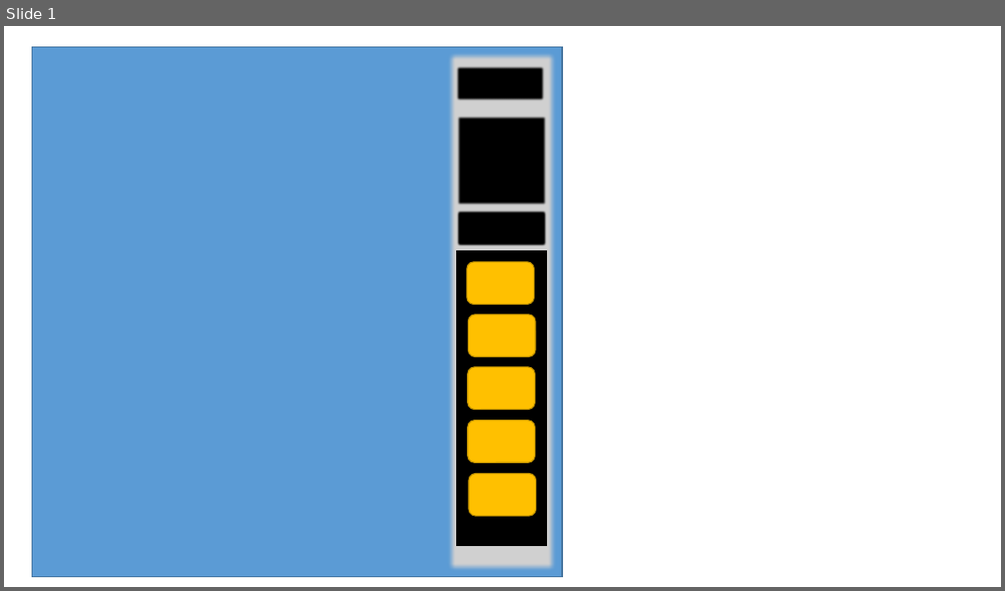
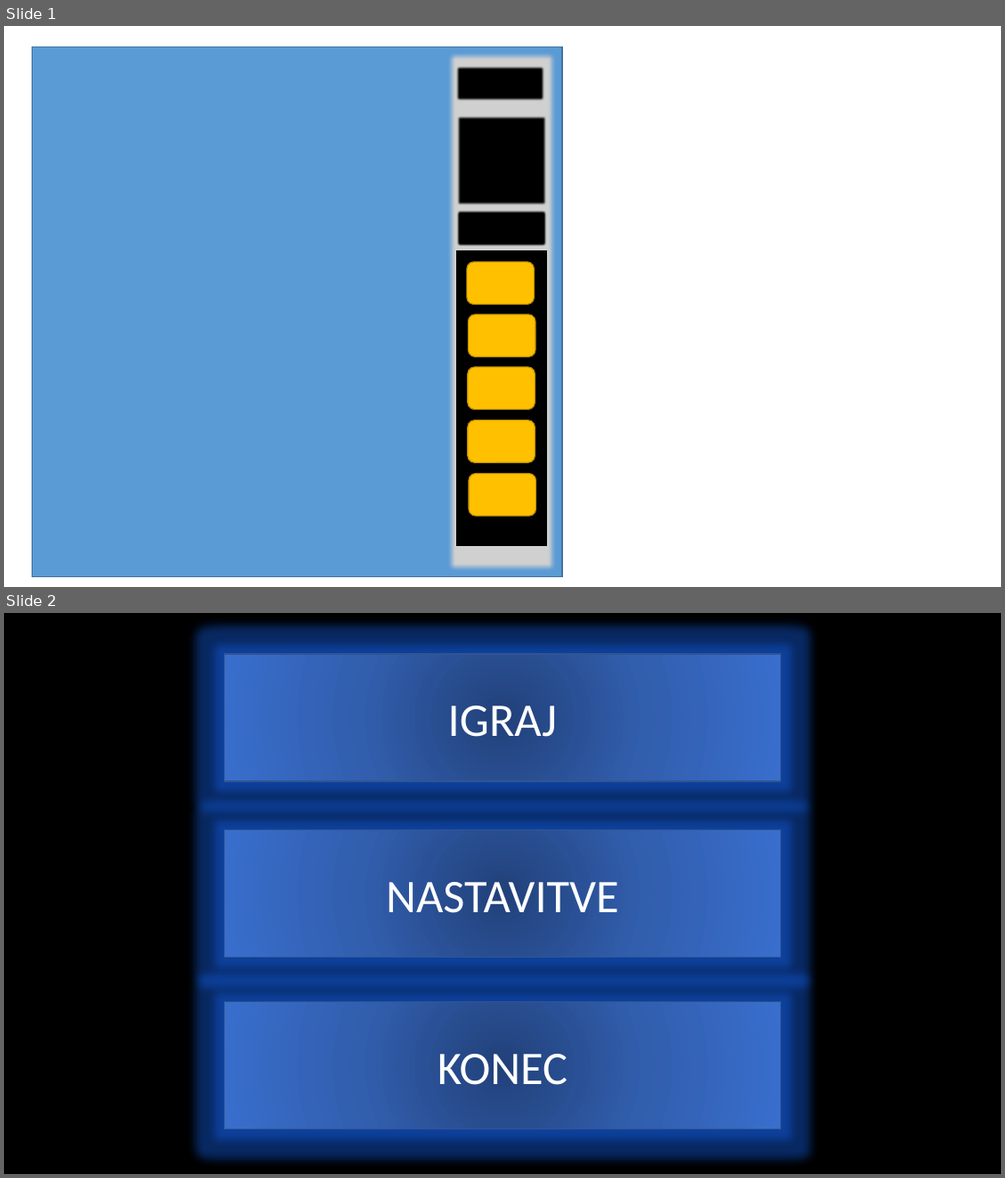
Before and after one commit to khuur/tinr, a slide deck: Predstavitev1.pptx. Shown one above the other, each under a label of ours: slide 1 before the commit, slides 1 and 2 after it. The pictures are 1005x591 and 1005x1178 pixels, drawn with LibreOffice and Linux fonts; fonts in the diff are those of the drawing; grey boxes stand for pictures. Boxes give left, top, right and bottom in pixels: in the first picture for what was removed or moved away, otherwise in the second. Text is boxed around its words. In the diff, an @@ line names an element or a change of style, - is before the commit and + after.

```diff
--- a/Predstavitev1.pptx
+++ b/Predstavitev1.pptx
@@ slide 2 added at box(4, 613, 1001, 1174), background #FFFFFF @@
@@ rectangle added at box(4, 613, 1001, 1174), fill #000000, outline #000000 1 pt @@
@@ rectangle added at box(225, 654, 781, 781), fill gradient #23427A to #315EAD to #3A6FCE, outline #325491 1 pt, 45 pt, text #FFFFFF @@
+IGRAJ
@@ rectangle added at box(225, 830, 781, 957), fill gradient #23427A to #315EAD to #3A6FCE, outline #325491 1 pt, 45 pt, text #FFFFFF @@
+NASTAVITVE
@@ rectangle added at box(225, 1002, 781, 1129), fill gradient #23427A to #315EAD to #3A6FCE, outline #325491 1 pt, 45 pt, text #FFFFFF @@
+KONEC
```
Also in this commit, not shown: 1 other slide added, 24 other files.
